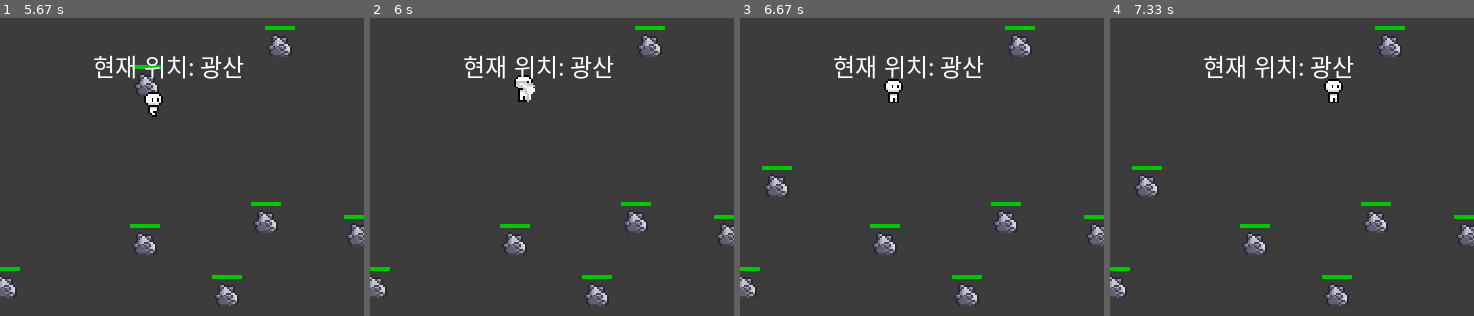
Above: before the commit, frames 1-4 (left to right).
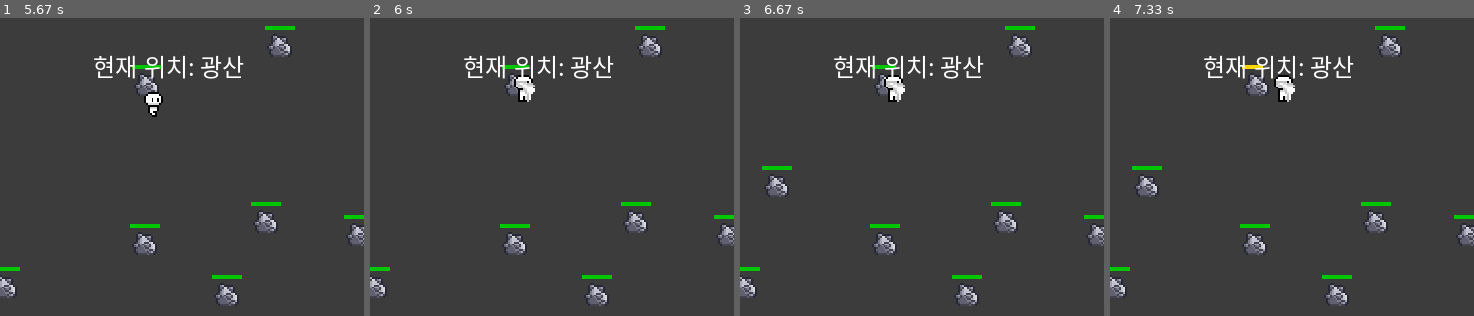
Above: after the commit, the same moments.

Repository: NADELYSS/PYGAME
Game: pygame game, started from main.py
The game is run twice, just before and just after one commit, with the same random seed, the same clock (stepped at 60 frames per second) and the same inputs.
Inputs (mouse positions are % of the whole screen's width and height, from its top left):
- Up to frame 1 (5.67 s): hold Right 0.33-0.8 s; hold Up 0.83-1.13 s; hold Right 1.17-1.63 s; hold Down 2.23-2.53 s; hold Left 2.57-2.97 s; hold Up 3-3.37 s; hold Right 3.4-4.03 s; hold Down 4.07-4.43 s; hold Right 4.97-5.43 s; hold Up from 5.47 s (still down)
- Up to frame 2 (6 s): release Up at 5.77 s; tap Space at 5.8 s
- Up to frame 3 (6.67 s): click (28, 51) at 6.18 s; tap Space at 6.47 s
- Up to frame 4 (7.33 s): hold Right 6.8-7.27 s; tap Space at 6.87, 7.17 s
The pictures show only the part of the screen within x 28-78%, y 0-50%; the shares and areas given below are measured in that part.

Frame 1 is identical in both runs. In frame 2, 0.2% of the frame differs, in the area x 36-44%, y 15-26%; in frame 3, 0.5%; in frame 4, 1.0%, in the area x 36-65%, y 15-29%.

Commit message:
게임 밸런스 조정(광물 체력 조정)

Diff:
--- a/mineral.py
+++ b/mineral.py
@@ -10,7 +10,7 @@
 
 # 광물 기본 속성
 mineral_names = ["돌", "철"]
-mineral_hps = {"돌": 1, "철": 2}
+mineral_hps = {"돌": 10, "철": 15}
 mineral_prices = {"돌": 1, "철": 2}
 mineral_weights = [80, 20]  # 생성 확률: 돌 80%, 철 20%
 
